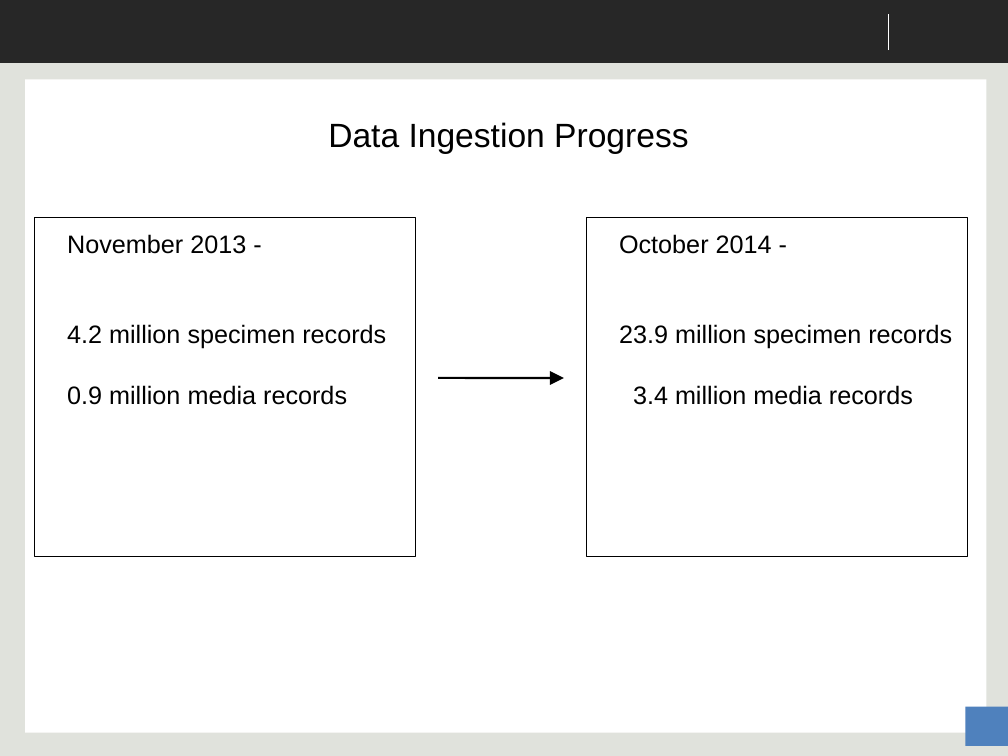
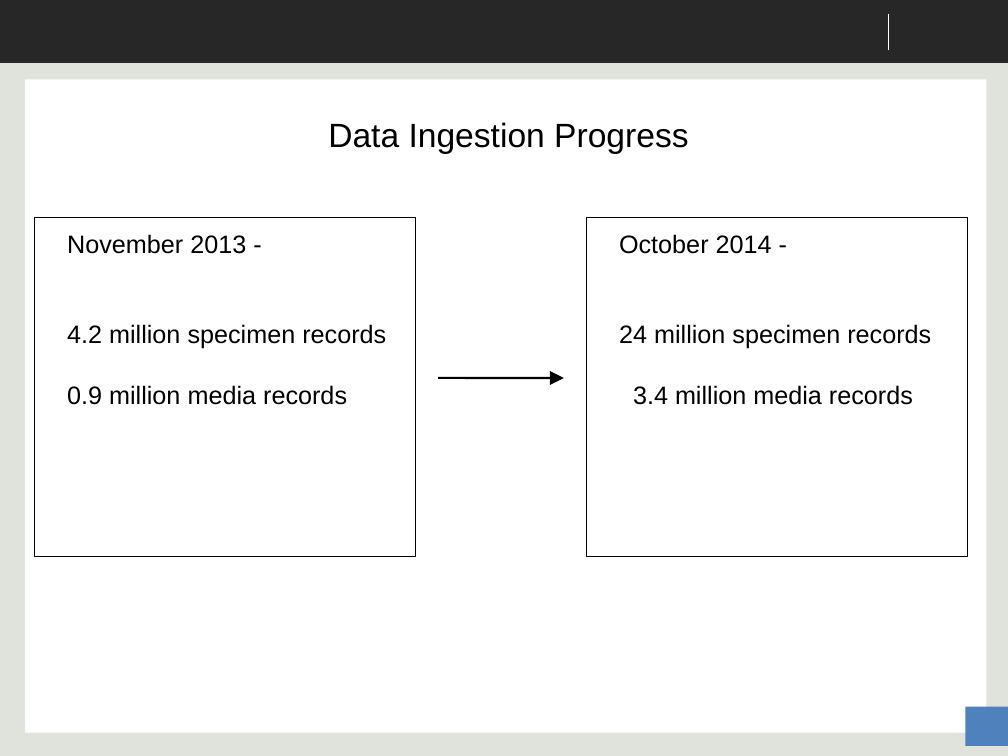
Before and after one commit to danstoner/idigbio-scratch, a slide deck: slide 4 of iDigBio Data Ingestion - CYWG 2014.pptx. Drawn at 1008x756 pixels with LibreOffice and Linux fonts; fonts in the diff are those of the drawing; background and template pictures are left out. Boxes give left, top, right and bottom in pixels: in the first picture for what was removed or moved away, otherwise in the second. Text is boxed around its words. In the diff, an @@ line names an element or a change of style, - is before the commit and + after.

```diff
--- a/iDigBio Data Ingestion - CYWG 2014.pptx
+++ b/iDigBio Data Ingestion - CYWG 2014.pptx
@@ subtitle at [619,324,931,349]: text changed @@
-23.9 million specimen records
+24 million specimen records
```
Also in this commit, not shown: 3 other slides changed, 3 slides added, 1 other file.
